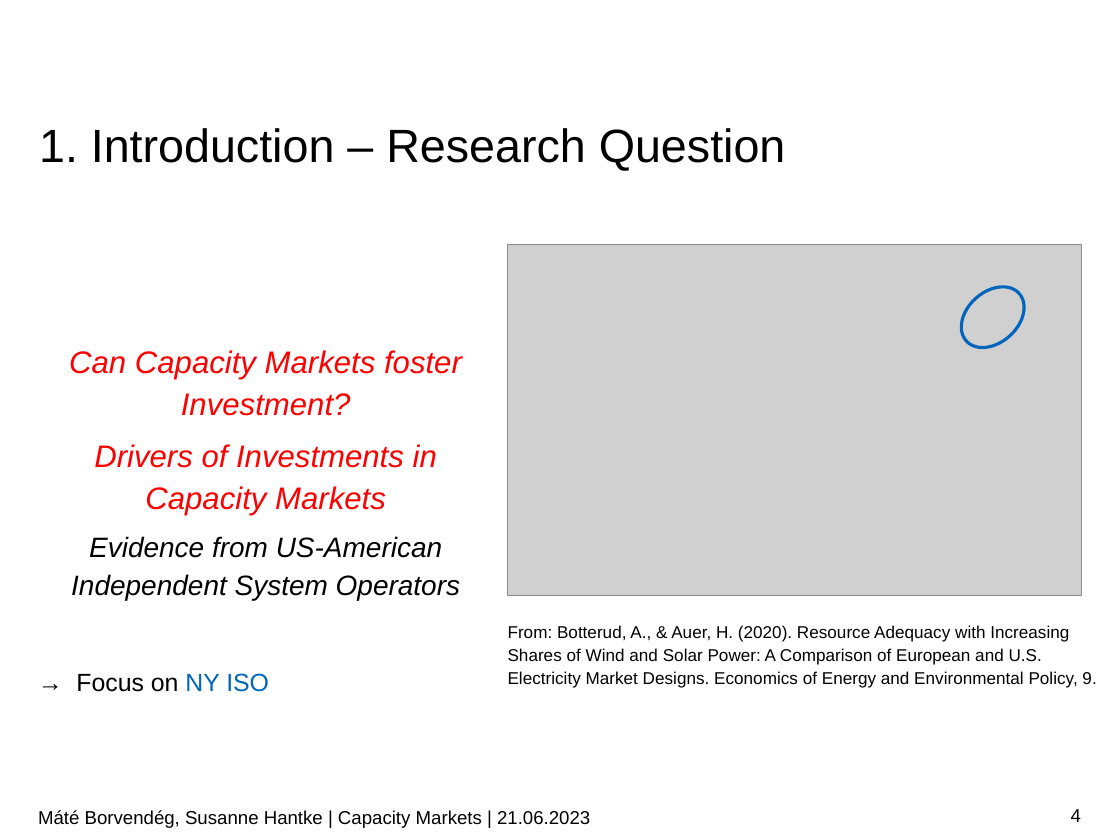
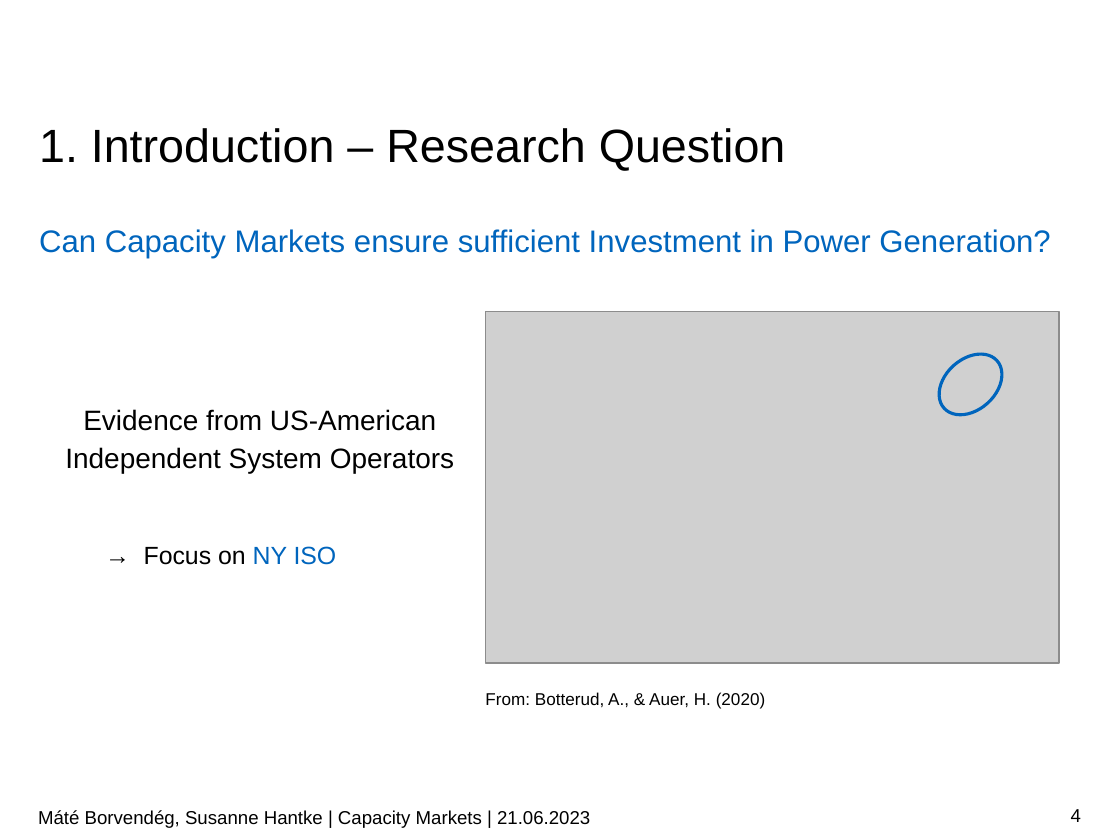
Before and after one commit to borvendegmate/tum_power_system_economics, a slide deck: slide 4 of Final_Presentation_Borvendeg_Hantke.pptx. Drawn at 1120x840 pixels with LibreOffice and Linux fonts; fonts in the diff are those of the drawing; grey boxes stand for pictures; background and template pictures are left out. Boxes give left, top, right and bottom in pixels: in the first picture for what was removed or moved away, otherwise in the second. Text is boxed around its words. In the diff, an @@ line names an element or a change of style, - is before the commit and + after.

```diff
--- a/Final_Presentation_Borvendeg_Hantke.pptx
+++ b/Final_Presentation_Borvendeg_Hantke.pptx
@@ text added at (x1=39, y1=229, x2=1050, y2=258), 20 pt, text #0065BD @@
+Can Capacity Markets ensure sufficient Investment in Power Generation?
@@ picture moved from (x1=507, y1=244, x2=1081, y2=596) to (x1=485, y1=311, x2=1058, y2=663) @@
@@ text at (x1=69, y1=350, x2=462, y2=515): paragraphs removed @@
-Can Capacity Markets foster Investment?
-Drivers of Investments in Capacity Markets
@@ ellipse moved from (x1=949, y1=274, x2=1036, y2=360) to (x1=927, y1=343, x2=1014, y2=428) @@
@@ text "Evidence from US-American Independent System ..." moved from (x1=69, y1=350, x2=462, y2=692) to (x1=65, y1=409, x2=454, y2=565) @@
@@ text at (x1=65, y1=409, x2=454, y2=473): italic off in "Evidence from US-American Independent System Operators" @@
@@ text at (x1=485, y1=692, x2=766, y2=709): text changed @@
-From: Botterud, A., & Auer, H. (2020). Resource Adequacy with Increasing Shares of Wind and Solar Power: A Comparison of European and U.S. Electricity Market Designs. Economics of Energy and Environmental Policy, 9.
+From: Botterud, A., & Auer, H. (2020)
```
Also in this commit, not shown: 13 other slides changed, 3 slides added.
